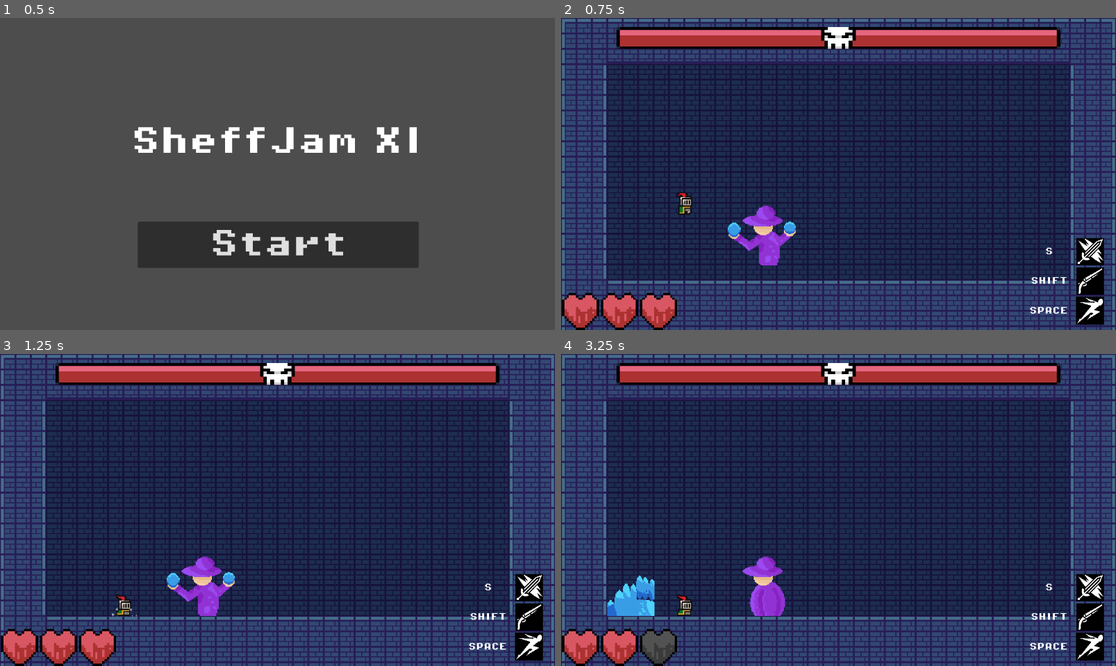
Above: before the commit, frames 1-4 (two rows, left to right).
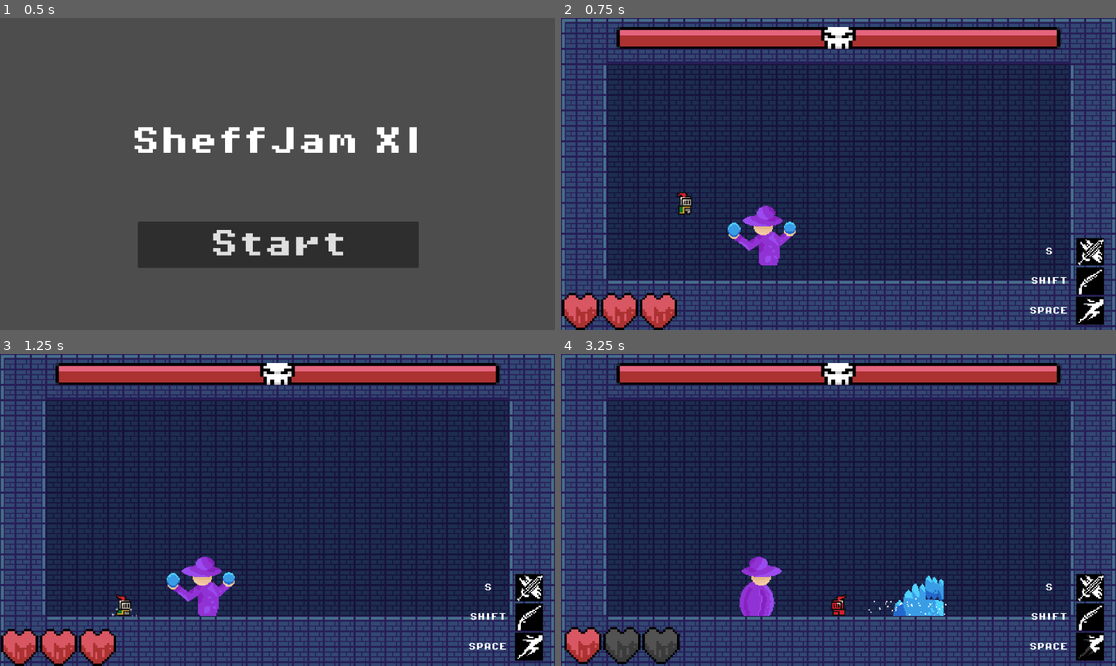
Above: after the commit, the same moments.

Repository: PjotrNik/shefjam
Game: Godot game, scene res://scenes/start_page.tscn
Two runs of this game, one before a commit and one after it. Both use one fixed random seed, a clock stepped at 60 frames per second and the inputs below.
Inputs:
- Up to frame 1 (0.5 s): no input
- Up to frame 2 (0.75 s): click "Start" at 0.5 s
- Up to frame 3 (1.25 s): no input
- Up to frame 4 (3.25 s): hold Right (move_right, bound only after the commit) 1.28-2.78 s; tap X (dash, bound only after the commit) at 1.35, 2.3, 2.85 s; tap Up (jump, bound only after the commit) at 1.52, 2.27 s; tap Space (dash, bound only before the commit) at 1.55, 2.1, 3.05 s; hold Left (move_left, bound only after the commit) from 2.78 s (still down)

Frame 1 is identical in both runs. In frame 2, 0.3% of the frame differs, in the area x 92-98%, y 70-98%; in frame 3, 0.3%; in frame 4, 4.4%, in the area x 0-98%, y 64-100%.

Commit message:
Modified cooldown icons

Diff:
--- a/project.godot
+++ b/project.godot
@@ -27,32 +27,32 @@
 
 dash={
 "deadzone": 0.2,
-"events": [Object(InputEventKey,"resource_local_to_scene":fa …(140 unchanged characters)… d":false,"keycode":0,"physical_keycode":32,"key_label":0,"unicode":32,"location":0,"echo":false,"script":null)
+"events": [Object(InputEventKey,"resource_local_to_scene":fa …(140 unchanged characters)… d":false,"keycode":0,"physical_keycode":88,"key_label":0,"unicode":120,"location":0,"echo":false,"script":null)
 ]
 }
 move_left={
 "deadzone": 0.2,
-"events": [Object(InputEventKey,"resource_local_to_scene":fa …(140 unchanged characters)… d":false,"keycode":0,"physical_keycode":65,"key_label":0,"unicode":97,"location":0,"echo":false,"script":null)
+"events": [Object(InputEventKey,"resource_local_to_scene":fa …(140 unchanged characters)… d":false,"keycode":0,"physical_keycode":4194319,"key_label":0,"unicode":0,"location":0,"echo":false,"script":null)
 ]
 }
 move_right={
 "deadzone": 0.2,
-"events": [Object(InputEventKey,"resource_local_to_scene":fa …(140 unchanged characters)… d":false,"keycode":0,"physical_keycode":68,"key_label":0,"unicode":100,"location":0,"echo":false,"script":null)
+"events": [Object(InputEventKey,"resource_local_to_scene":fa …(140 unchanged characters)… d":false,"keycode":0,"physical_keycode":4194321,"key_label":0,"unicode":0,"location":0,"echo":false,"script":null)
 ]
 }
 jump={
 "deadzone": 0.2,
-"events": [Object(InputEventKey,"resource_local_to_scene":fa …(140 unchanged characters)… d":false,"keycode":0,"physical_keycode":87,"key_label":0,"unicode":119,"location":0,"echo":false,"script":null)
+"events": [Object(InputEventKey,"resource_local_to_scene":fa …(140 unchanged characters)… d":false,"keycode":0,"physical_keycode":4194320,"key_label":0,"unicode":0,"location":0,"echo":false,"script":null)
 ]
 }
 melee_attack={
 "deadzone": 0.2,
-"events": [Object(InputEventKey,"resource_local_to_scene":fa …(140 unchanged characters)… d":false,"keycode":0,"physical_keycode":83,"key_label":0,"unicode":115,"location":0,"echo":false,"script":null)
+"events": [Object(InputEventKey,"resource_local_to_scene":fa …(140 unchanged characters)… d":false,"keycode":0,"physical_keycode":67,"key_label":0,"unicode":99,"location":0,"echo":false,"script":null)
 ]
 }
 ranged_attack={
 "deadzone": 0.2,
-"events": [Object(InputEventKey,"resource_local_to_scene":fa …(140 unchanged characters)… d":false,"keycode":0,"physical_keycode":4194325,"key_label":0,"unicode":0,"location":0,"echo":false,"script":null)
+"events": [Object(InputEventKey,"resource_local_to_scene":fa …(140 unchanged characters)… d":false,"keycode":0,"physical_keycode":90,"key_label":0,"unicode":122,"location":0,"echo":false,"script":null)
 ]
 }
 
--- a/scenes/hud.tscn
+++ b/scenes/hud.tscn
@@ -4,11 +4,11 @@
 [ext_resource type="Script" uid="uid://cxxt6wb121y1t" path="res://scenes/hud.gd" id="1_oo0fn"]
 [ext_resource type="FontFile" uid="uid://b18f7hyexk7cb" path="res://assets/fonts/PixelOperator8-Bold.ttf" id="3_6fi6k"]
 [ext_resource type="Script" uid="uid://cu473272g1i8p" path="res://scenes/melee_ability.gd" id="3_uo2fv"]
-[ext_resource type="Texture2D" uid="uid://dxpxmhr7g4vv4" path="res://Sprites/sword-cooldown.png" id="4_uo2fv"]
+[ext_resource type="Texture2D" uid="uid://urfrnb53b0fv" path="res://Sprites/sword_pixelated.png" id="5_0i1j5"]
 [ext_resource type="Script" uid="uid://cfrhp4njh63mp" path="res://scenes/dash_ability.gd" id="6_5pdws"]
-[ext_resource type="Texture2D" uid="uid://dl3u55b5y5cum" path="res://Sprites/dash-cooldown.png" id="6_047uy"]
+[ext_resource type="Texture2D" uid="uid://xbaba1to31pc" path="res://Sprites/shotgun_pixelated.png" id="7_0i1j5"]
 [ext_resource type="Script" uid="uid://c4kaj7rdva7d7" path="res://scenes/shotgun_ability.gd" id="8_hd3ao"]
-[ext_resource type="Texture2D" uid="uid://r1l655k8l4g8" path="res://Sprites/shotgun-cooldown.png" id="9_0i1j5"]
+[ext_resource type="Texture2D" uid="uid://7gxui03omi1q" path="res://Sprites/dash_pixelated.png" id="9_0i1j5"]
 
 [sub_resource type="Animation" id="Animation_5ysmq"]
 length = 0.001
@@ -113,7 +113,7 @@
 
 [node name="MeleeIcon" type="TextureRect" parent="VBoxContainer/MeleeAbility"]
 layout_mode = 2
-texture = ExtResource("4_uo2fv")
+texture = ExtResource("5_0i1j5")
 expand_mode = 2
 stretch_mode = 4
 
@@ -125,8 +125,8 @@
 value = 100.0
 rounded = true
 fill_mode = 5
-texture_progress = ExtResource("4_uo2fv")
-tint_progress = Color(0.136826, 0.136826, 0.136826, 0.811765)
+texture_progress = ExtResource("5_0i1j5")
+tint_progress = Color(0.137255, 0.137255, 0.137255, 0.901961)
 
 [node name="Timer" type="Timer" parent="VBoxContainer/MeleeAbility/MeleeIcon"]
 wait_time = 0.5
@@ -149,7 +149,7 @@
 
 [node name="ShotgunIcon" type="TextureRect" parent="VBoxContainer/ShotgunAbility"]
 layout_mode = 2
-texture = ExtResource("9_0i1j5")
+texture = ExtResource("7_0i1j5")
 expand_mode = 2
 stretch_mode = 4
 
@@ -161,8 +161,8 @@
 value = 100.0
 rounded = true
 fill_mode = 5
-texture_progress = ExtResource("9_0i1j5")
-tint_progress = Color(0.136826, 0.136826, 0.136826, 0.811765)
+texture_progress = ExtResource("7_0i1j5")
+tint_progress = Color(0.137255, 0.137255, 0.137255, 0.901961)
 
 [node name="Timer" type="Timer" parent="VBoxContainer/ShotgunAbility/ShotgunIcon"]
 wait_time = 1.5
@@ -185,20 +185,20 @@
 
 [node name="DashIcon" type="TextureRect" parent="VBoxContainer/DashAbility"]
 layout_mode = 2
-texture = ExtResource("6_047uy")
+texture = ExtResource("9_0i1j5")
 expand_mode = 2
 stretch_mode = 4
 
 [node name="DashCooldown" type="TextureProgressBar" parent="VBoxContainer/DashAbility/DashIcon"]
 layout_mode = 2
 offset_right = 527.0
-offset_bottom = 527.0
-scale = Vector2(0.11, 0.11)
+offset_bottom = 518.0
+scale = Vector2(0.111, 0.11)
 value = 100.0
 rounded = true
 fill_mode = 5
-texture_progress = ExtResource("6_047uy")
-tint_progress = Color(0.136826, 0.136826, 0.136826, 0.811765)
+texture_progress = ExtResource("9_0i1j5")
+tint_progress = Color(0.137255, 0.137255, 0.137255, 0.901961)
 
 [node name="Timer" type="Timer" parent="VBoxContainer/DashAbility/DashIcon"]
 wait_time = 0.5
Binary file added: Sprites/bullets.png
Not shown, added: Sprites/bullets.png.import
Binary file added: Sprites/dash_pixelated.png
Not shown, added: Sprites/dash_pixelated.png.import
Binary file added: Sprites/shotgun_pixelated.png
Not shown, added: Sprites/shotgun_pixelated.png.import
Binary file added: Sprites/sword_pixelated.png
Not shown, added: Sprites/sword_pixelated.png.import
